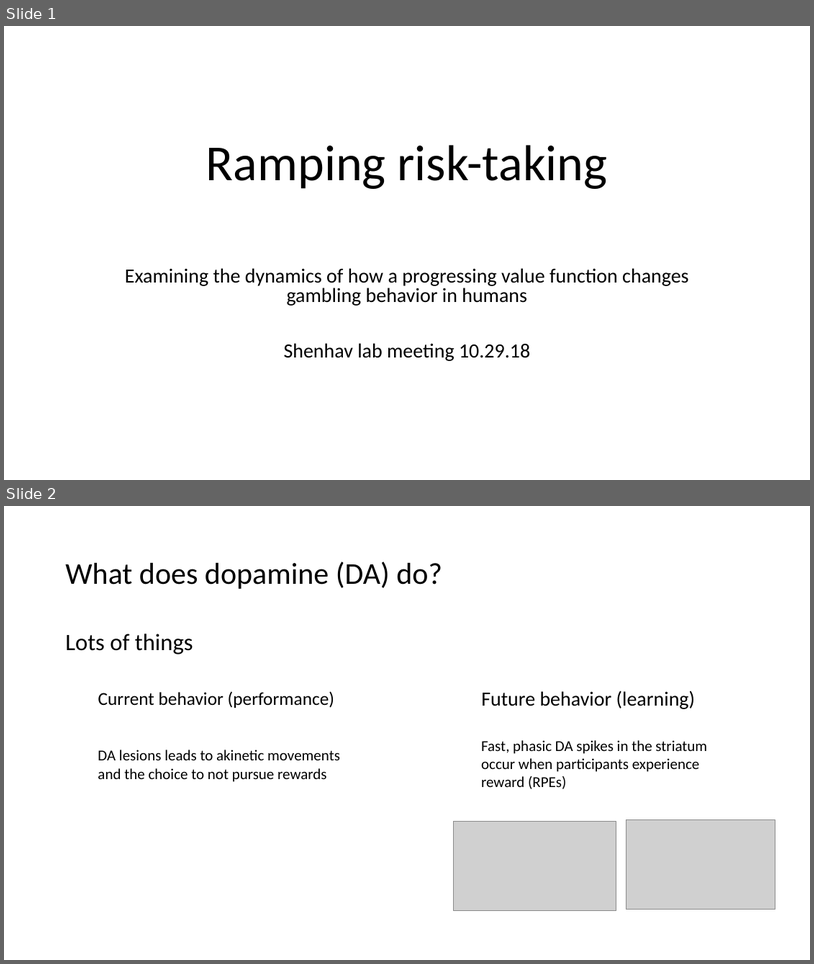
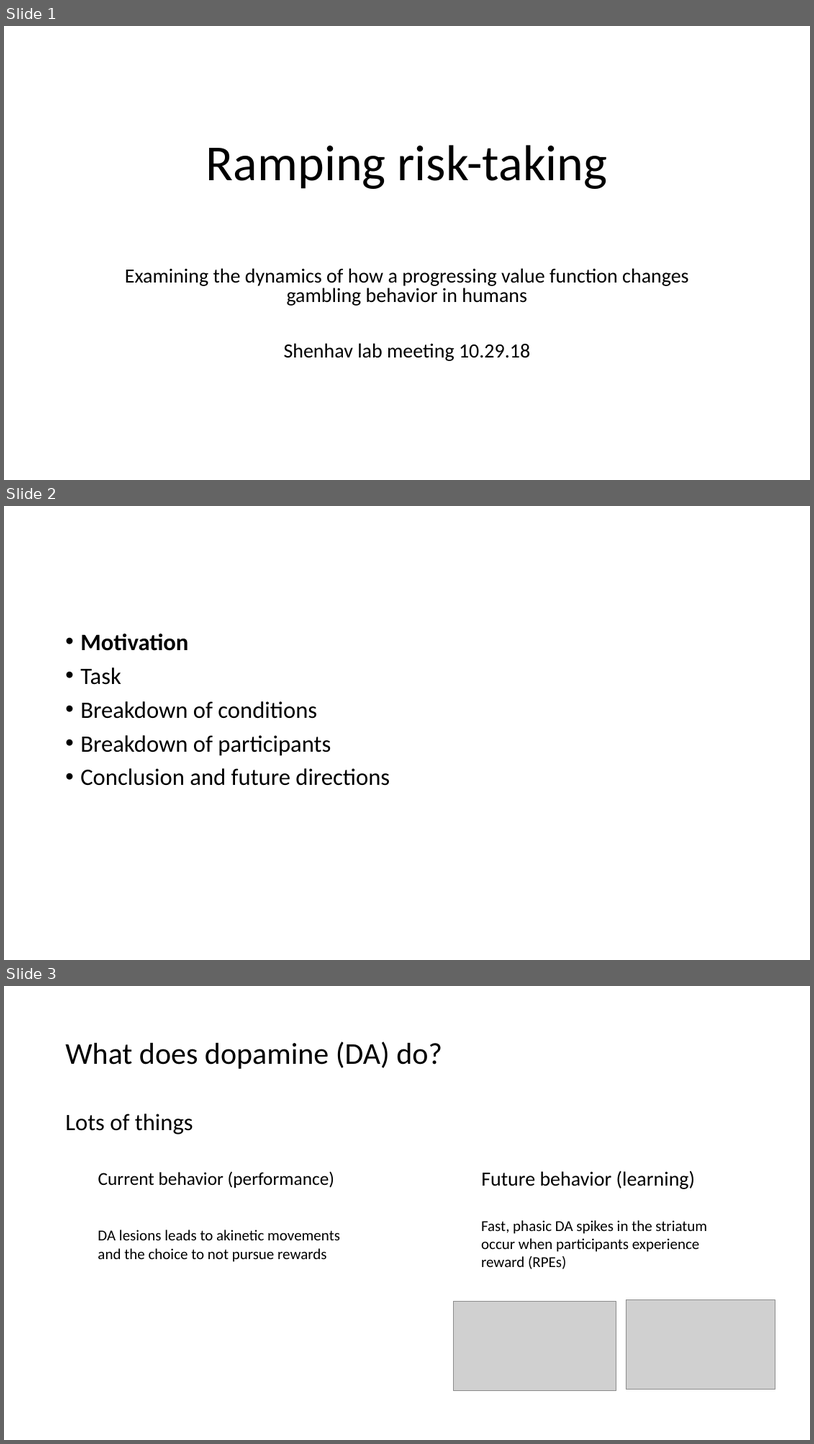
Before and after one commit to gpagnier/rampAnalysis, a slide deck: ShenhavLabMeeting10.29.pptx. Shown one above the other, each under a label of ours: slides 1 and 2 before the commit, slides 1, 2 and 3 after it. The pictures are 814x964 and 814x1444 pixels, drawn with LibreOffice and Linux fonts; fonts in the diff are those of the drawing; grey boxes stand for pictures. Boxes give left, top, right and bottom in pixels: in the first picture for what was removed or moved away, otherwise in the second. Text is boxed around its words. In the diff, an @@ line names an element or a change of style, - is before the commit and + after.

```diff
--- a/ShenhavLabMeeting10.29.pptx
+++ b/ShenhavLabMeeting10.29.pptx
@@ slide 2 added at [4,506,810,960], background #FFFFFF @@
@@ text added at [80,633,390,785], 28 pt, text #000000 @@
+• Motivation
+• Task
+• Breakdown of conditions
+• Breakdown of participants
+• Conclusion and future directions
@@ what was slide 2 is now slide 3 @@
```
Also in this commit, not shown: 15 slides changed, 13 other slides added, 5 slides removed, 2 other files.
